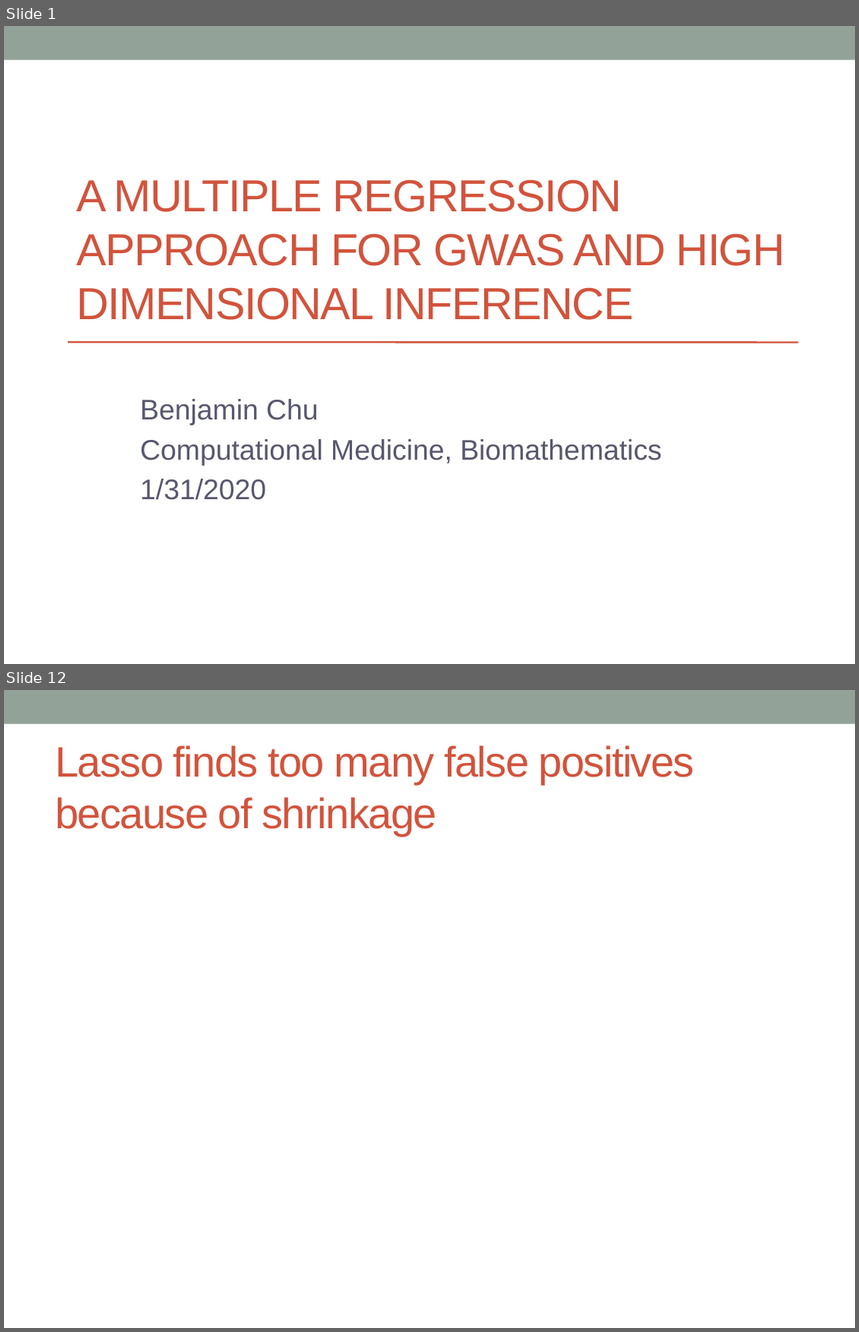
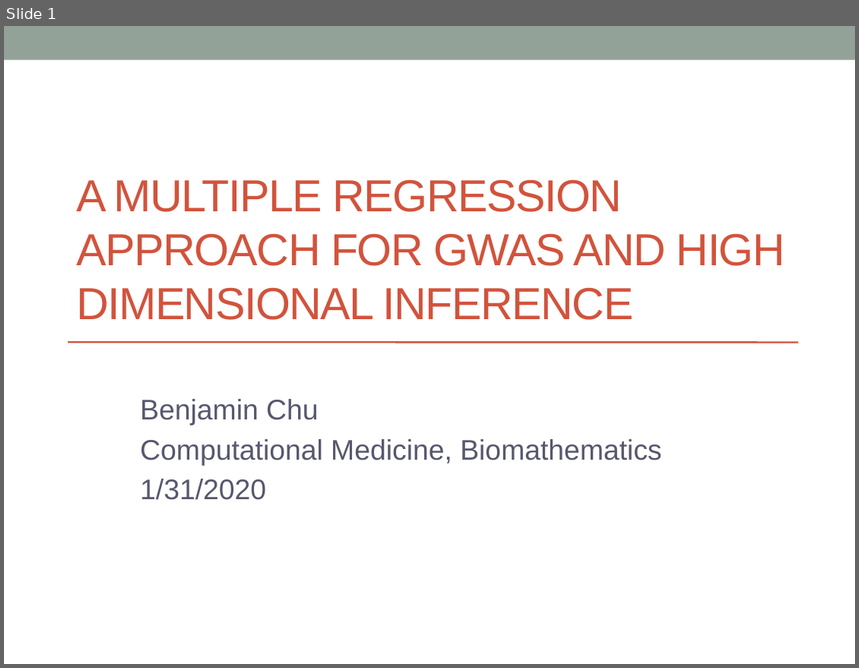
Before and after one commit to biona001/public-talks, a slide deck: QCBio luncheon 2020/Presentation1.pptx. Shown one above the other, each under a label of ours: slides 1 and 12 before the commit, slide 1 after it; the slides between them are not shown. The pictures are 859x1332 and 859x668 pixels, drawn with LibreOffice and Linux fonts; fonts in the diff are those of the drawing. Boxes give left, top, right and bottom in pixels: in the first picture for what was removed or moved away, otherwise in the second. Text is boxed around its words. In the diff, an @@ line names an element or a change of style, - is before the commit and + after.

```diff
--- a/QCBio luncheon 2020/Presentation1.pptx
+++ b/QCBio luncheon 2020/Presentation1.pptx
@@ slide 12 removed at [4,690,855,1328], background #FFFFFF; not listed: 1 template element that a slide beside it also shows @@
@@ title removed at [55,745,695,835] @@
-Lasso finds too many false positives because of shrinkage
```
Also in this commit, not shown: 9 slides changed, 7 slides added, 1 other slide removed, 1 other file.
